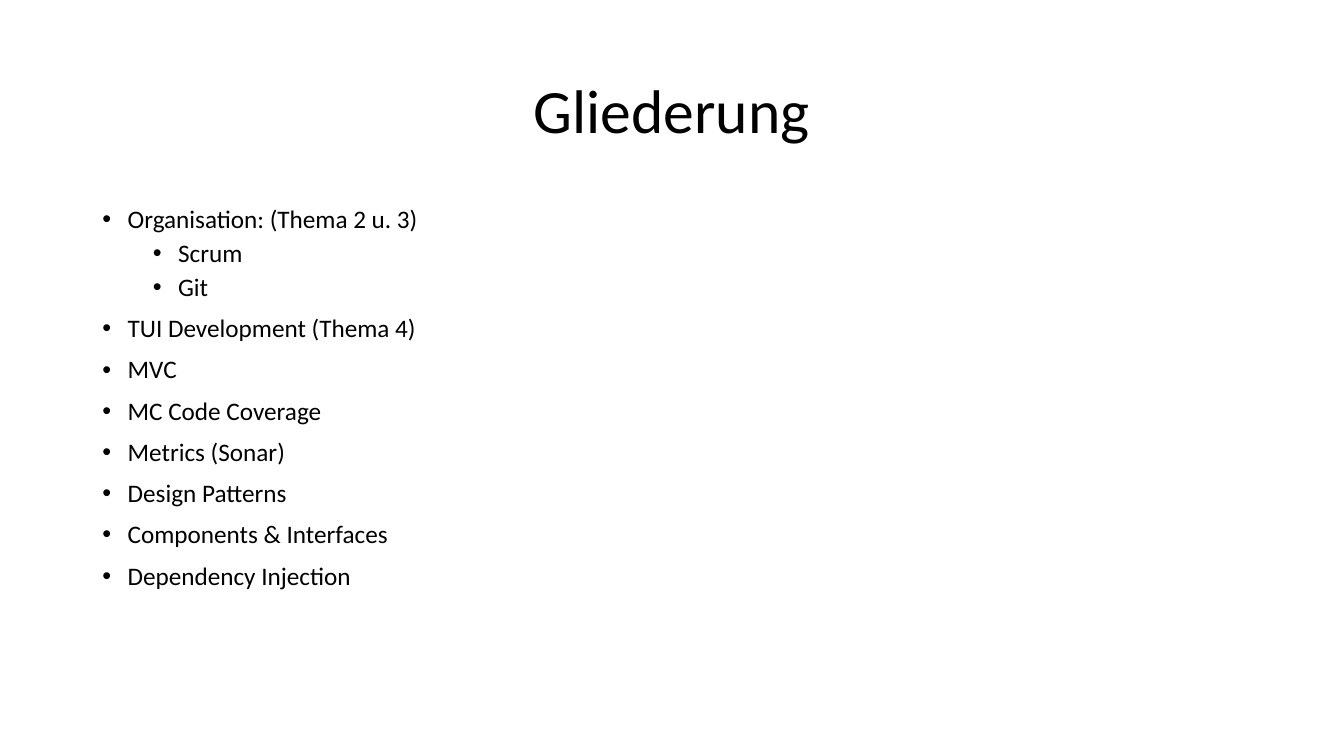
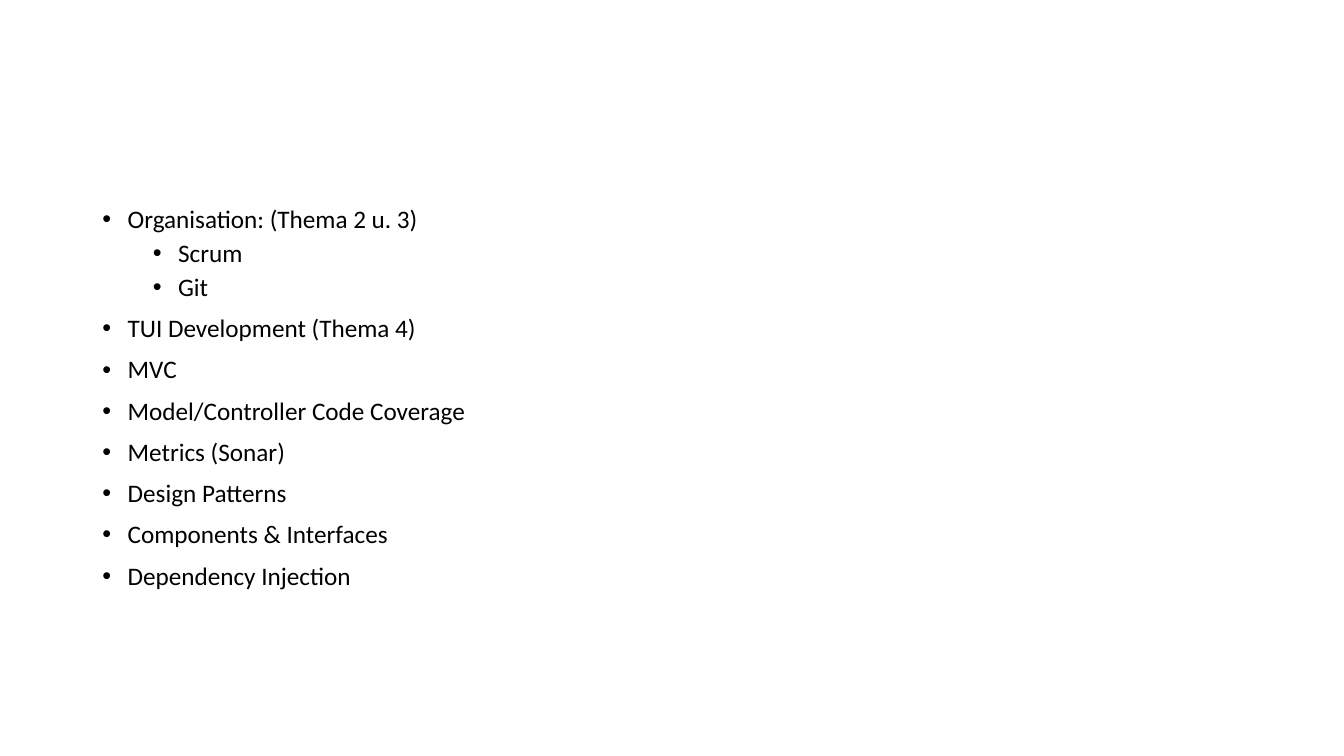
Before and after one commit to segidev/htwg.se.awol, a slide deck: slide 2 of Projektpräsentation SE.pptx. Drawn at 1344x756 pixels with LibreOffice and Linux fonts; fonts in the diff are those of the drawing; background and template pictures are left out. Boxes give left, top, right and bottom in pixels: in the first picture for what was removed or moved away, otherwise in the second. Text is boxed around its words. In the diff, an @@ line names an element or a change of style, - is before the commit and + after.

Commit message:
PP Design

```diff
--- a/Projektpräsentation SE.pptx
+++ b/Projektpräsentation SE.pptx
@@ title "Gliederung" at bbox=[93, 40, 1252, 187]: text colour #000000 to #FFFFFF @@
@@ text at bbox=[128, 402, 465, 425]: text changed @@
-• MC Code Coverage
+• Model/Controller Code Coverage
```
Also in this commit, not shown: 3 other slides changed.
